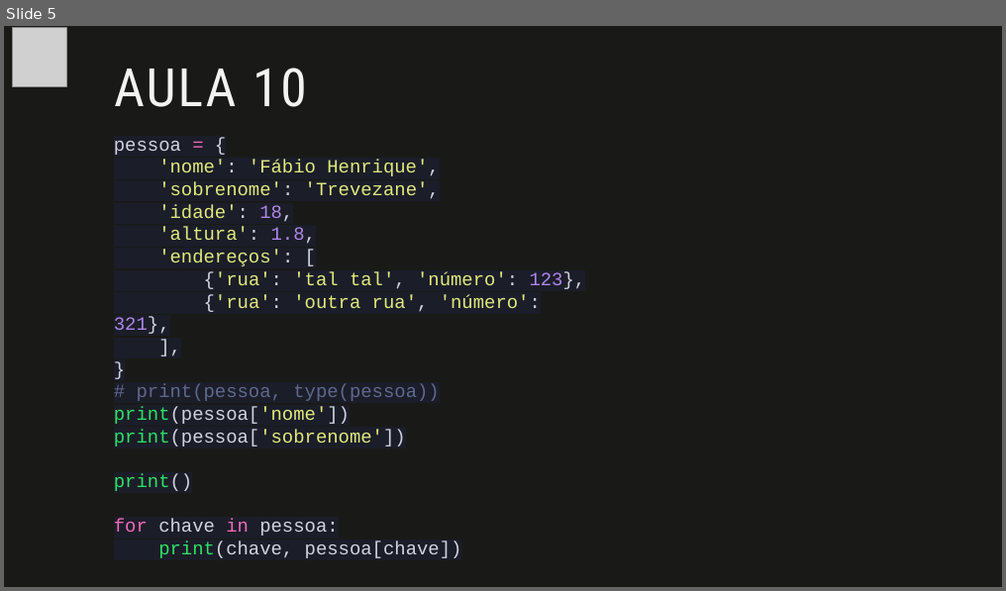
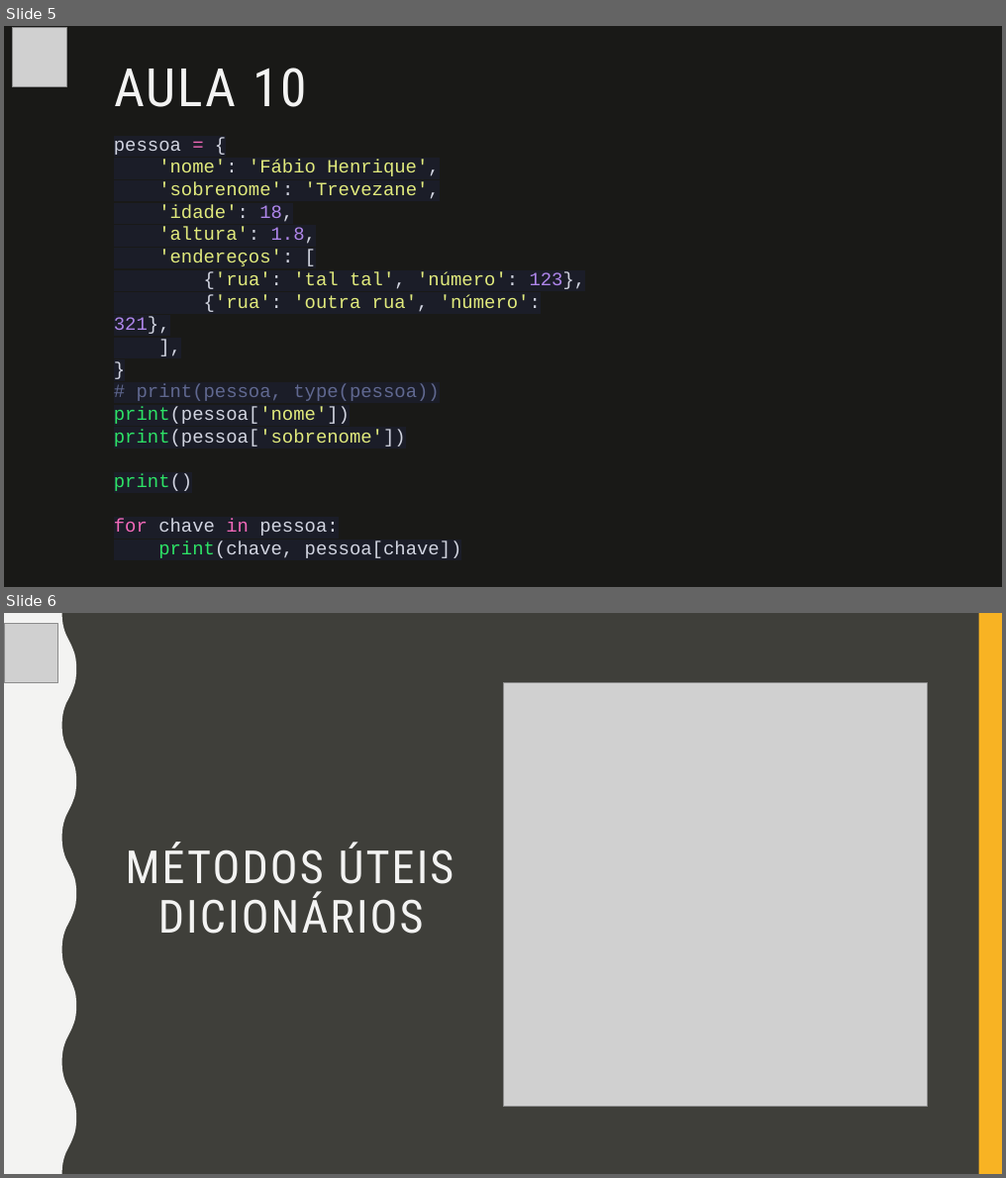
Before and after one commit to fabio-sudo/PythonCurso, a slide deck: Python_Dev/Python Intermediário/Material Python/2- Dicionários em Python.pptx. Shown one above the other, each under a label of ours: slide 5 before the commit, slides 5 and 6 after it. The pictures are 1006x591 and 1006x1178 pixels, drawn with LibreOffice and Linux fonts; fonts in the diff are those of the drawing; grey boxes stand for pictures. Boxes give left, top, right and bottom in pixels: in the first picture for what was removed or moved away, otherwise in the second. Text is boxed around its words. In the diff, an @@ line names an element or a change of style, - is before the commit and + after.

```diff
--- a/Python_Dev/Python Intermediário/Material Python/2- Dicionários em Python.pptx
+++ b/Python_Dev/Python Intermediário/Material Python/2- Dicionários em Python.pptx
@@ slide 6 added at (x1=4, y1=613, x2=1002, y2=1174), background #3F3F3A @@
@@ freeform shape added at (x1=4, y1=613, x2=76, y2=1174), fill #F3F3F2 @@
@@ picture added at (x1=4, y1=624, x2=57, y2=682) @@
@@ rectangle added at (x1=979, y1=613, x2=1002, y2=1174), fill #F8B323 @@
@@ picture added at (x1=503, y1=682, x2=927, y2=1106) @@
@@ title added at (x1=126, y1=842, x2=454, y2=934), 44 pt, text #F3F3F2 @@
+MÉTODOS ÚTEIS DICIONÁRIOS
```
Also in this commit, not shown: 1 other slide added, 2 other files.
